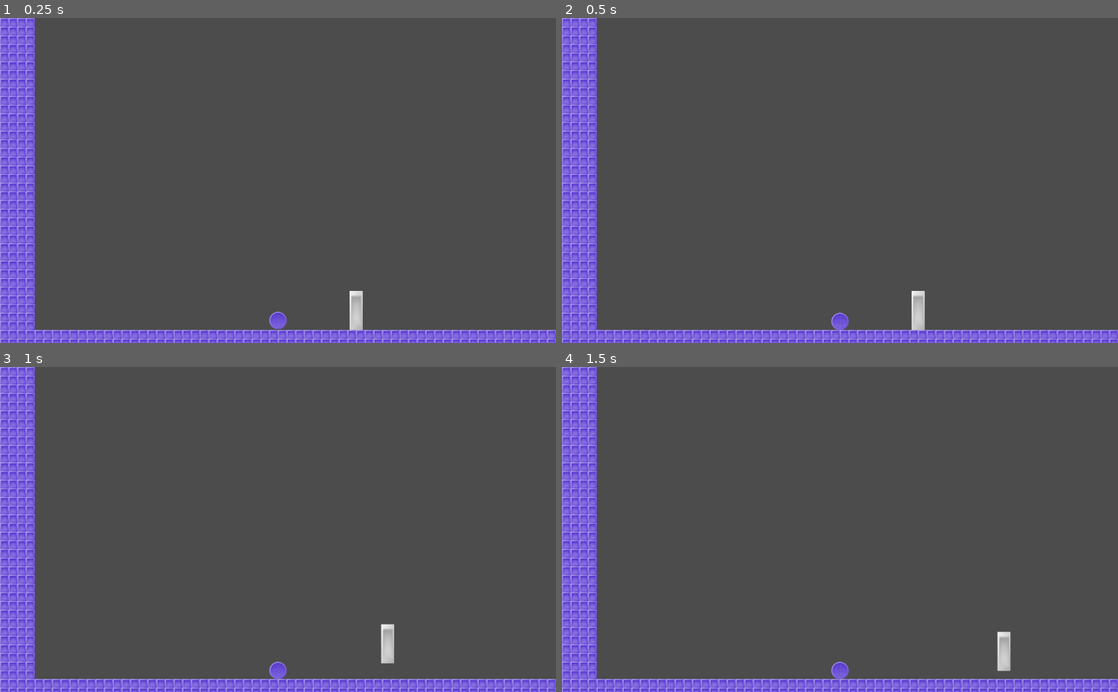
Above: before the commit, frames 1-4 (two rows, left to right).
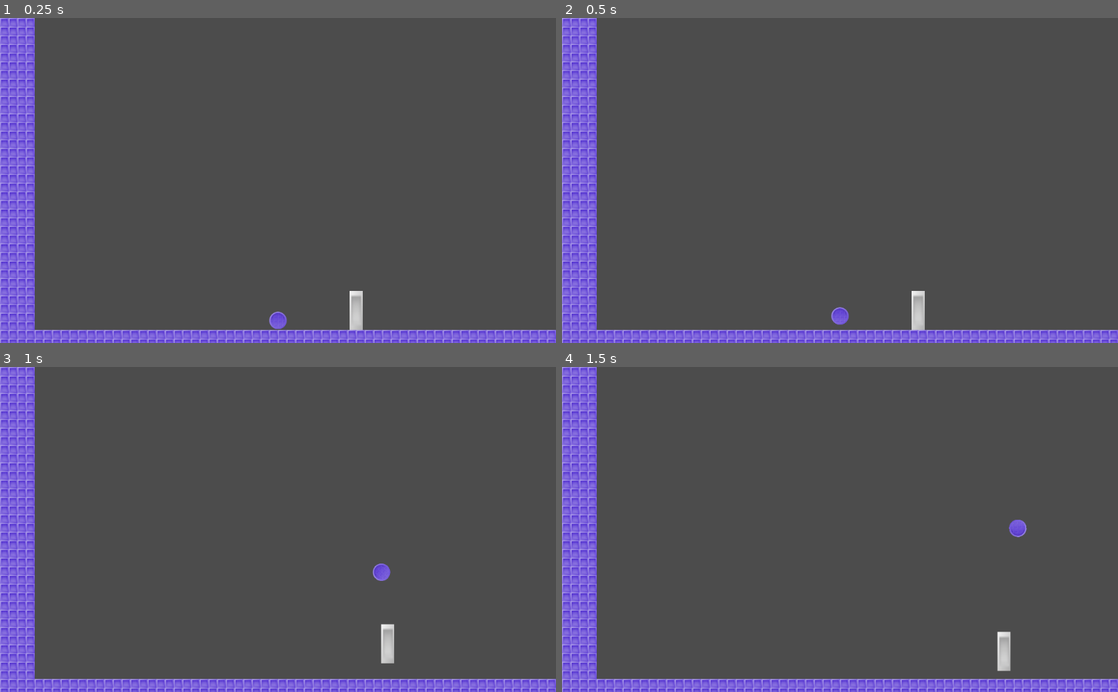
Above: after the commit, the same moments.

Repository: NathanaelGastelum/Handball
Game: Godot game, scene res://Level.tscn
Same seed, same stepped clock (60 frames per second), same inputs: the game is played once before the commit and once after it.
Inputs (mouse positions are in pixels of both pictures, inside the frame that each line leads up to):
- Up to frame 1 (0.25 s): no input
- Up to frame 2 (0.5 s): no input
- Up to frame 3 (1 s): move the mouse to (400, 513) at 0.52 s; hold Right (move_right) from 0.53 s (still down); hold Space (hit) from 0.53 s (still down); tap W (jump) at 0.77 s
- Up to frame 4 (1.5 s): keep holding Right (move_right); move the mouse to (728, 545) at 1.27 s; release Space (hit) at 1.28 s; tap Space (hit) at 1.35 s

Frame 1 is identical in both runs. In frame 2, 0.1% of the frame differs, in the area x 48-52%, y 88-97%; in frame 3, 0.3%, in the area x 48-71%, y 60-97%; in frame 4, 0.3%.

Commit message:
implemented angled hit input

Diff:
--- a/ball/ball.gd
+++ b/ball/ball.gd
@@ -1,8 +1,8 @@
 extends RigidBody2D
 
+# Declare member variables here.
+export var speed = 100
 
-# Declare member variables here.
-signal hit
 
 # Called when the node enters the scene tree for the first time.
 func _ready():
@@ -10,12 +10,12 @@
 
 
 # Called every frame. 'delta' is the elapsed time since the previous frame.
-#func _process(delta):
-#	pass
+func _process(_delta):
+	if Input.is_action_just_pressed("hit"):
+		print("hit pressed 2")
+		rotation = get_global_mouse_position().angle_to_point(position)
+		apply_impulse(Vector2(), Vector2(speed, 0).rotated(rotation)) # TODO: fix this
 
 
-func _on_Ball_body_entered(body):
-	if body is KinematicBody2D:
-		emit_signal("hit")
-		if Input.is_action_pressed("hit"):
-			apply_impulse(Vector2(),Vector2(-1000,0))
+func _on_Hurtbox_area_entered(_area):
+	pass
--- a/ball/ball.tscn
+++ b/ball/ball.tscn
@@ -1,22 +1,37 @@
-[gd_scene load_steps=4 format=2]
+[gd_scene load_steps=6 format=2]
 
 [ext_resource path="res://ball/circle.png" type="Texture" id=1]
 [ext_resource path="res://ball/ball.gd" type="Script" id=2]
 
-[sub_resource type="CircleShape2D" id=1]
+[sub_resource type="PhysicsMaterial" id=1]
+bounce = 0.8
+
+[sub_resource type="CircleShape2D" id=2]
 radius = 16.0
+
+[sub_resource type="CircleShape2D" id=3]
+radius = 15.6277
 
 [node name="Ball" type="RigidBody2D"]
 collision_layer = 2
+physics_material_override = SubResource( 1 )
 contacts_reported = 1
 contact_monitor = true
 script = ExtResource( 2 )
+speed = 750
 
 [node name="CollisionShape2D" type="CollisionShape2D" parent="."]
-shape = SubResource( 1 )
+shape = SubResource( 2 )
 
 [node name="Sprite" type="Sprite" parent="."]
 scale = Vector2( 0.5, 0.5 )
 texture = ExtResource( 1 )
 
-[connection signal="body_entered" from="." to="." method="_on_Ball_body_entered"]
+[node name="Hurtbox" type="Area2D" parent="."]
+show_behind_parent = true
+
+[node name="CollisionShape2D" type="CollisionShape2D" parent="Hurtbox"]
+show_behind_parent = true
+shape = SubResource( 3 )
+
+[connection signal="area_entered" from="Hurtbox" to="." method="_on_Hurtbox_area_entered"]
--- a/player/player.gd
+++ b/player/player.gd
@@ -1,9 +1,9 @@
 extends KinematicBody2D
 
-const WALK_FORCE = 600
-const WALK_MAX_SPEED = 200
-const STOP_FORCE = 1300
-const JUMP_SPEED = 200
+export var WALK_FORCE = 600
+export var WALK_MAX_SPEED = 200
+export var STOP_FORCE = 1300
+export var JUMP_SPEED = 200
 
 var velocity = Vector2()
 
--- a/player/player.tscn
+++ b/player/player.tscn
@@ -1,10 +1,13 @@
-[gd_scene load_steps=4 format=2]
+[gd_scene load_steps=5 format=2]
 
 [ext_resource path="res://player/player.gd" type="Script" id=1]
 [ext_resource path="res://player/player.png" type="Texture" id=2]
 
 [sub_resource type="RectangleShape2D" id=1]
 extents = Vector2( 7, 23.8967 )
+
+[sub_resource type="CapsuleShape2D" id=2]
+radius = 25.2322
 
 [node name="Player" type="KinematicBody2D"]
 script = ExtResource( 1 )
@@ -15,3 +18,8 @@
 
 [node name="CollisionShape2D" type="CollisionShape2D" parent="."]
 shape = SubResource( 1 )
+
+[node name="Hitbox" type="Area2D" parent="."]
+
+[node name="CollisionShape2D" type="CollisionShape2D" parent="Hitbox"]
+shape = SubResource( 2 )
